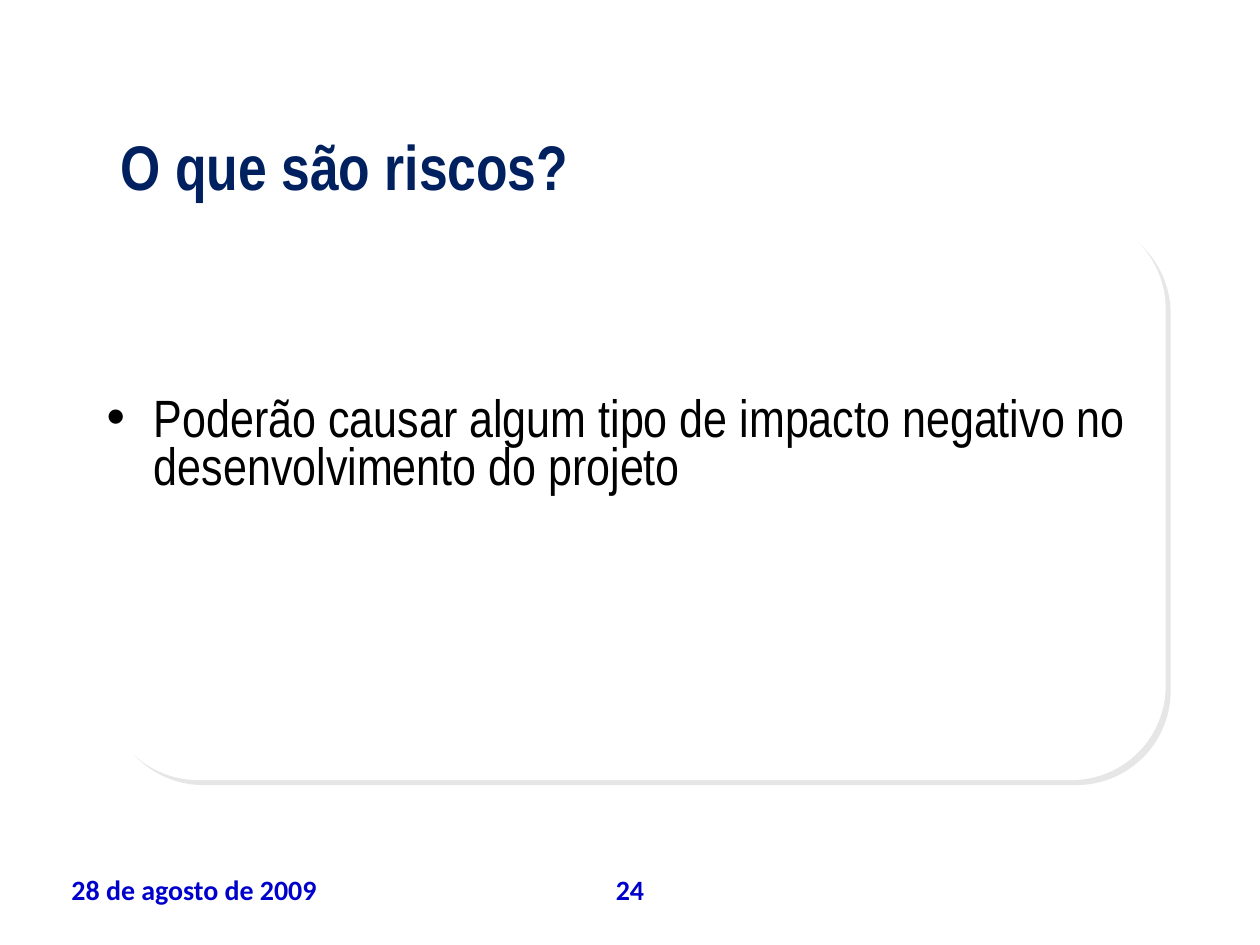
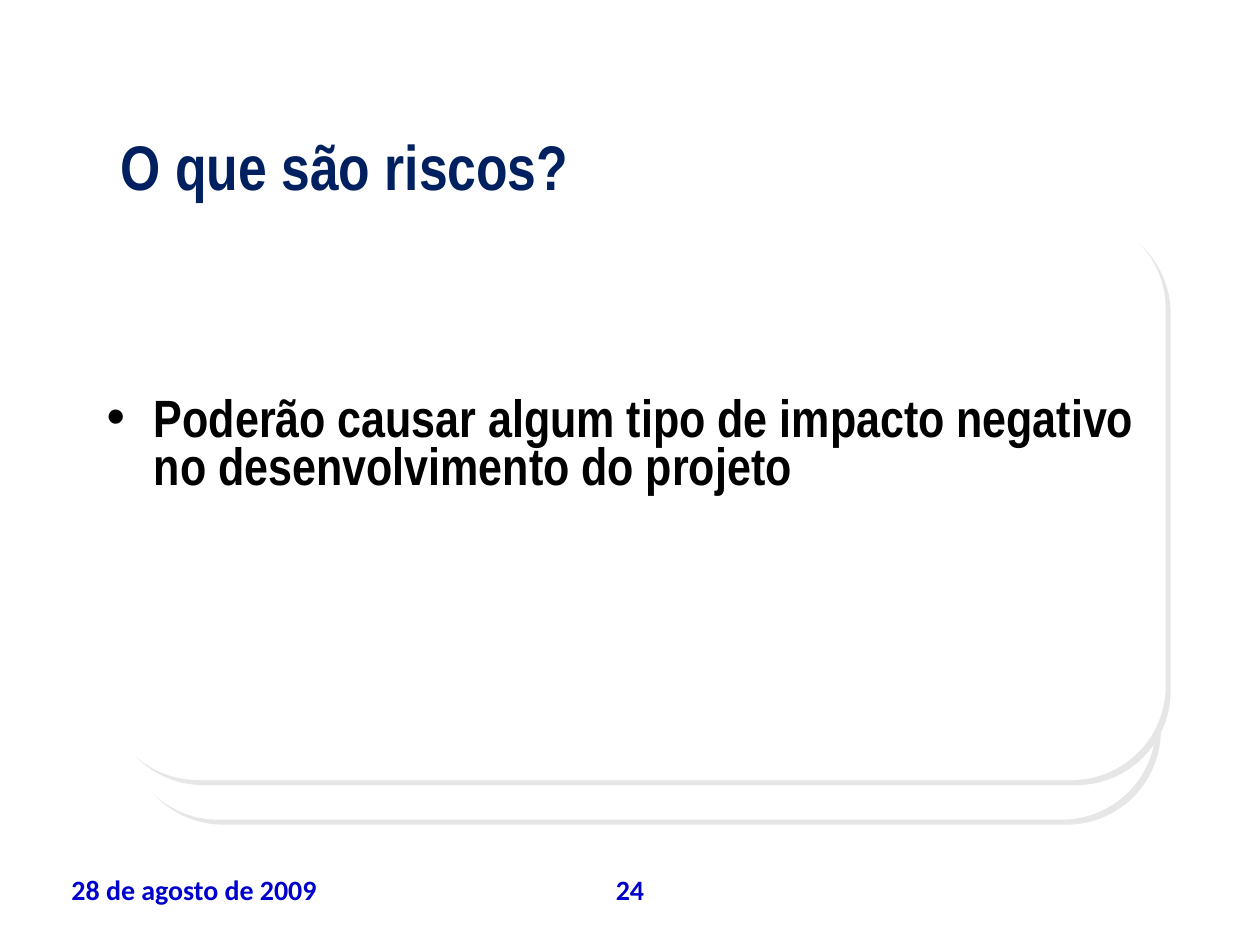
Before and after one commit to leoevaristo/psa20092, a slide deck: slide 24 of ARTEFATOS/TAP_apresentacao.ppt. Drawn at 1260x945 pixels with LibreOffice and Linux fonts; fonts in the diff are those of the drawing; background and template pictures are left out. Boxes give left, top, right and bottom in pixels: in the first picture for what was removed or moved away, otherwise in the second. Text is boxed around its words. In the diff, an @@ line names an element or a change of style, - is before the commit and + after.

```diff
--- a/ARTEFATOS/TAP_apresentacao.ppt
+++ b/ARTEFATOS/TAP_apresentacao.ppt
@@ text "Poderão causar algum tipo de ..." at <box>154,399,1134,495</box>: bold on @@
@@ rounded rectangle added at <box>123,255,1155,820</box>, fill #FFFFFF @@
```
Also in this commit, not shown: 24 other slides changed.
